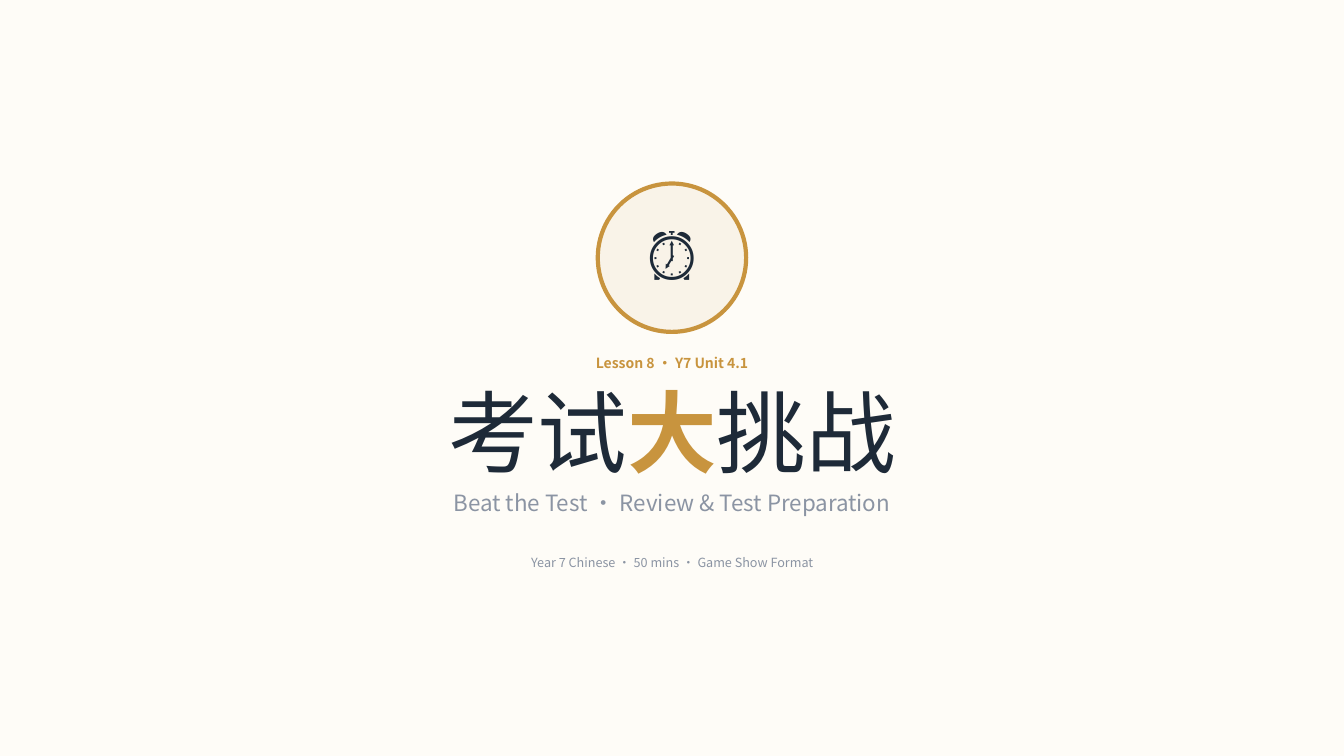
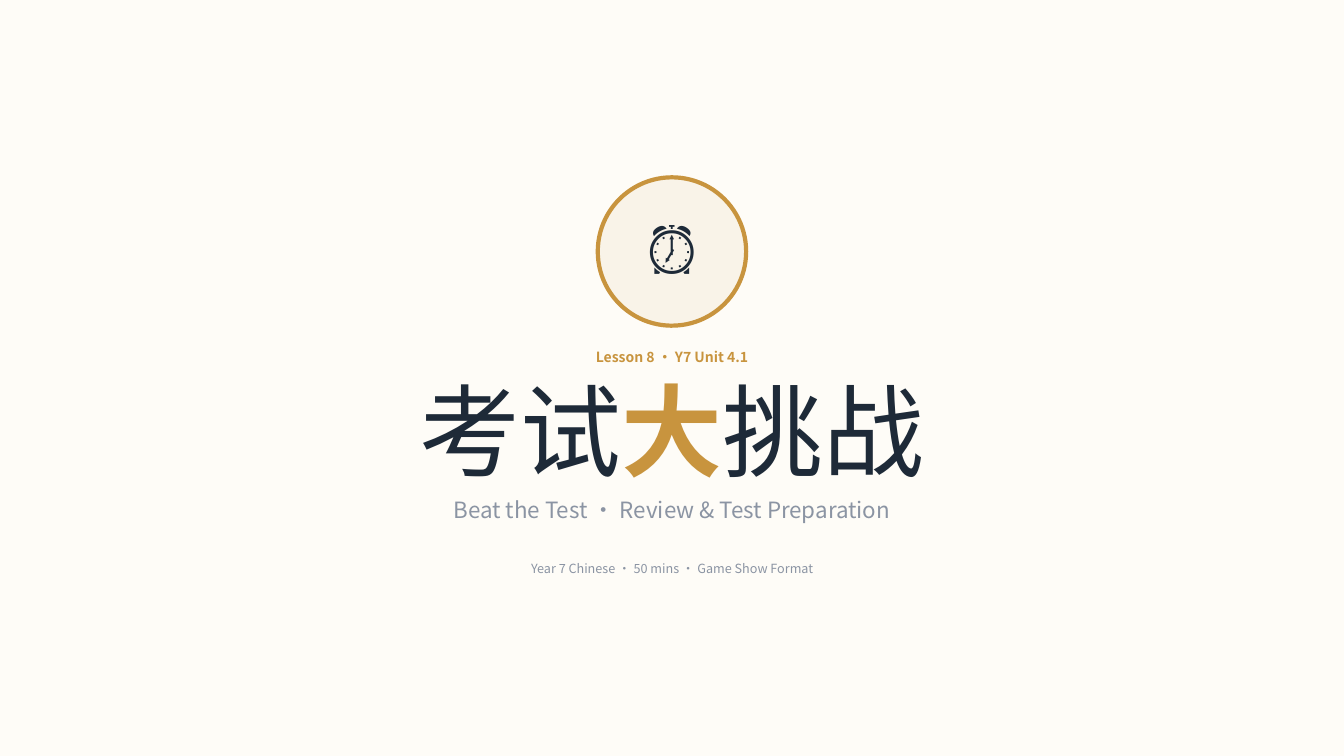
Before and after one commit to luojiahai/deck, a slide deck: slide 1 of index/designs/y7-l10/l8-review-test-prep/l8-review-test-prep.pptx. Drawn at 1344x756 pixels with LibreOffice and Linux fonts; fonts in the diff are those of the drawing. Boxes give left, top, right and bottom in pixels: in the first picture for what was removed or moved away, otherwise in the second. Text is boxed around its words. In the diff, an @@ line names an element or a change of style, - is before the commit and + after.

```diff
--- a/index/designs/y7-l10/l8-review-test-prep/l8-review-test-prep.pptx
+++ b/index/designs/y7-l10/l8-review-test-prep/l8-review-test-prep.pptx
@@ rounded rectangle: place and size @@
-rounded rectangle at (598, 184, 746, 332)
+rounded rectangle at (598, 177, 746, 326)
@@ text "⏰": place and size @@
-text "⏰" at (643, 219, 700, 297)
+text "⏰" at (643, 212, 700, 290)
@@ text "Lesson 8 · Y7 Unit ...": place and size @@
-text "Lesson 8 · Y7 Unit ..." at (596, 357, 748, 368)
+text "Lesson 8 · Y7 Unit ..." at (596, 351, 748, 362)
@@ text "考试大挑战" at (420, 383, 924, 478): size 64 to 72 pt; line spacing 70.4pt to 79.2pt @@
@@ text "Beat the Test · Review ...": place and size @@
-text "Beat the Test · Review ..." at (454, 493, 890, 516)
+text "Beat the Test · Review ..." at (453, 500, 890, 523)
@@ text "Year 7 Chinese · 50 ...": place and size @@
-text "Year 7 Chinese · 50 ..." at (531, 557, 814, 567)
+text "Year 7 Chinese · 50 ..." at (531, 563, 813, 573)
```
Also in this commit, not shown: 13 other slides changed, 57 other files.
